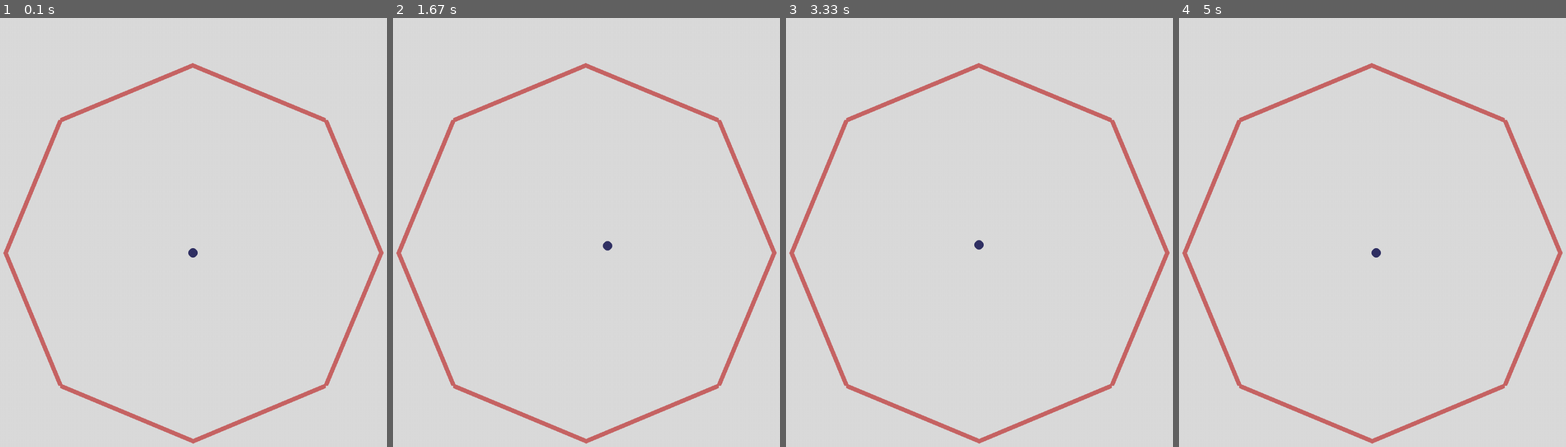
Above: before the commit, frames 1-4 (left to right).
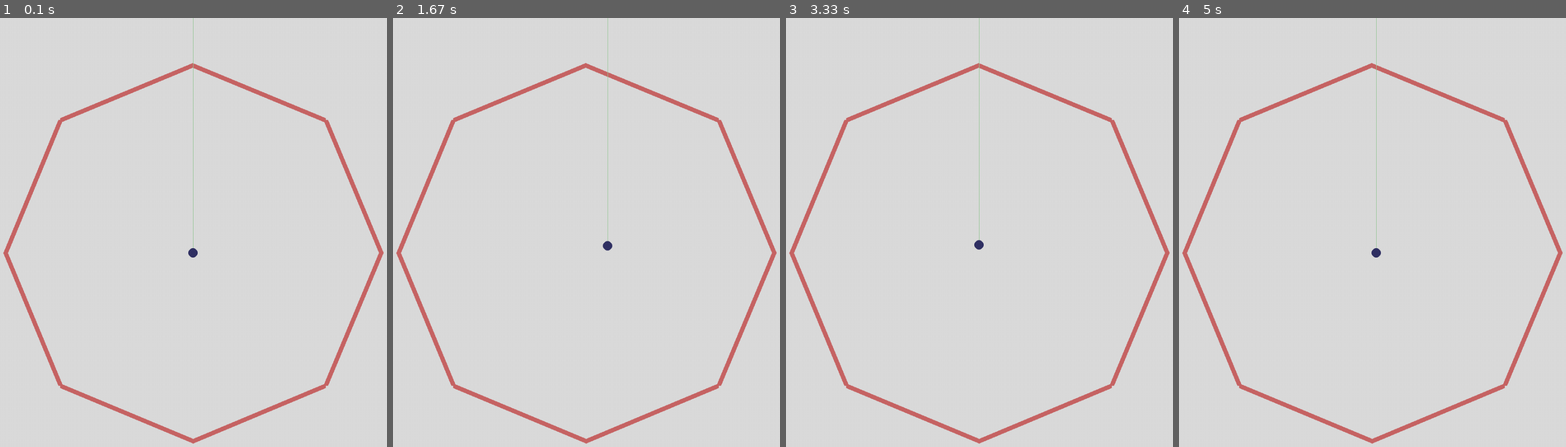
Above: after the commit, the same moments.

Repository: xiongyaohua/traffic-data-analysis-grad
Game: pygame game, started from src/main.py
The game is run twice, just before and just after one commit, with the same random seed, the same clock (stepped at 60 frames per second) and the same inputs.
Inputs:
- Up to frame 1 (0.1 s): no input
- Up to frame 2 (1.67 s): hold Right 0.33-0.8 s; hold Up 0.83-1.13 s; hold Right 1.17-1.63 s
- Up to frame 3 (3.33 s): hold Left 1.67-2.2 s; hold Down 2.23-2.53 s; hold Left 2.57-2.97 s; hold Up from 3 s (still down)
- Up to frame 4 (5 s): release Up at 3.37 s; hold Right 3.4-4.03 s; hold Down 4.07-4.43 s; hold Left 4.47-4.93 s; hold Right from 4.97 s (still down)

The runs differ from the first frame. In frame 1, less than 0.1% of the frame differs, in the area x 49-50%, y 0-54%; in frame 2, less than 0.1%; in frame 3, less than 0.1%; in frame 4, less than 0.1%.

Commit message:
实现机器人移动和激光雷达可视化

Diff:
--- a/src/main.py
+++ b/src/main.py
@@ -14,7 +14,8 @@
 for p1, p2 in zip(points[0:-1], points[1:]):
     world.add_wall(p1, p2)
 
-robot = Robot(500, 500)
+robot = world.add_robot(500, 500)
+robot.add_laser()
 
 FPS = 60
 def main():
@@ -28,11 +29,10 @@
             if events.type == QUIT:
                 running = False
 
-        robot.process(1.0 / FPS)
+        world.process(1.0 / FPS)
 
         screen.fill(screen_color)
         world.draw(screen)
-        robot.draw(screen)
         pygame.display.flip()
 
         clock.tick(FPS) # 刷新率控制在60fps
--- a/src/robot.py
+++ b/src/robot.py
@@ -1,16 +1,38 @@
 import pygame
 from pygame.math import Vector2
 from pygame.locals import K_LEFT, K_RIGHT, K_UP, K_DOWN
-from theme import robot_color
+from theme import robot_color, laser_color
+from geometry import intersect_ray_with_segments
 
 SPEED = 50 # pixel per second
+
+class Laser:
+    def __init__(self, direction: Vector2=Vector2(0, -1)):
+        self.direction = direction
+        hit = None
+
+    def detect(self, position, walls):
+        ray = (position, self.direction)
+        self.hit = intersect_ray_with_segments(ray, walls)
+
+    def draw(self, screen, position):
+        pygame.draw.line(
+            screen, laser_color, position,
+            position + self.direction * 1000
+        )
 
 class Robot:
     def __init__(self, x: float=0.0, y: float=0.0, size: float=10):
         self.position = Vector2(x, y)
         self.size = size
+        self.lasers: list[Laser] = []
 
-    def process(self, dt: float):
+    def add_laser(self, angle: float=0.0):
+        direction = Vector2(0, -1).rotate_rad(angle)
+        laser = Laser(direction)
+        self.lasers.append(laser)
+
+    def process(self, dt: float, world):
         pressed = pygame.key.get_pressed()
 
         v = Vector2()
@@ -25,5 +47,11 @@
 
         self.position += v * SPEED * dt
 
+        for laser in self.lasers:
+            laser.detect(self.position, world.walls)
+
     def draw(self, screen):
+        for laser in self.lasers:
+            laser.draw(screen, self.position)
+
         pygame.draw.circle(screen, robot_color, self.position, self.size)
--- a/src/theme.py
+++ b/src/theme.py
@@ -6,3 +6,4 @@
 screen_color = Color(220, 220, 220)
 wall_color = Color(200, 100, 100)
 robot_color = Color(50, 50, 100)
+laser_color = Color(150, 200, 150)
--- a/src/world.py
+++ b/src/world.py
@@ -1,16 +1,31 @@
 import pygame
 from pygame.math import Vector2
 from theme import wall_color
+from robot import Robot
+from geometry import Segment
 
 class World:
     def __init__(self):
-        self.walls = []
+        self.walls: list[Segment] = []
+        self.robots: list[Robot] = []
 
     def add_wall(self, start: Vector2, end: Vector2):
         start = Vector2(start)
         end = Vector2(end)
         self.walls.append((start, end))
 
+    def add_robot(self, x: float=0.0, y: float=0.0, size: float=10):
+        robot = Robot(x, y, size)
+        self.robots.append(robot)
+        return robot
+
     def draw(self, screen):
         for wall in self.walls:
             pygame.draw.line(screen, wall_color, wall[0], wall[1], 10)
+
+        for robot in self.robots:
+            robot.draw(screen)
+
+    def process(self, dt):
+        for robot in self.robots:
+            robot.process(dt, self)
